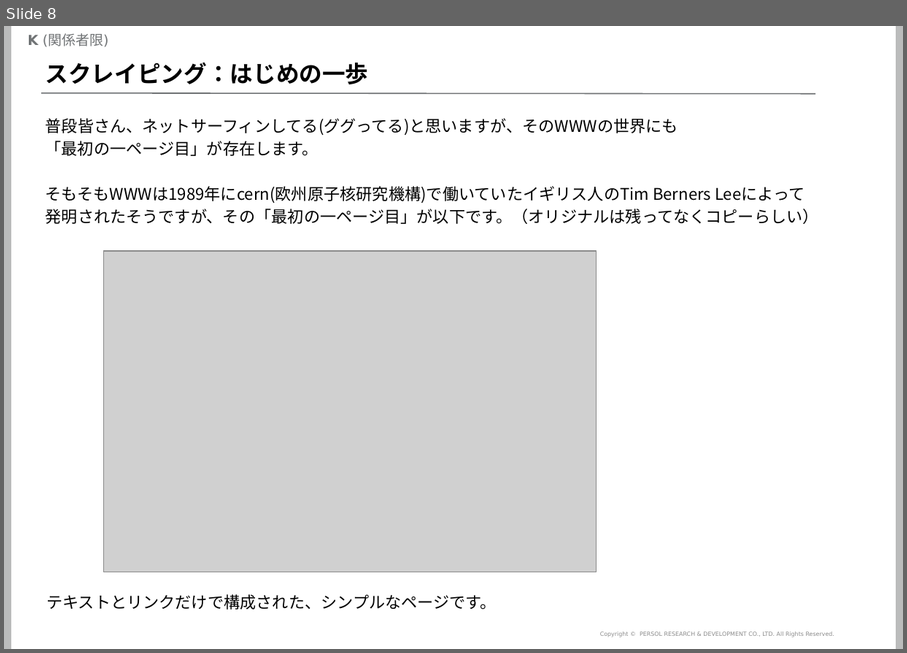
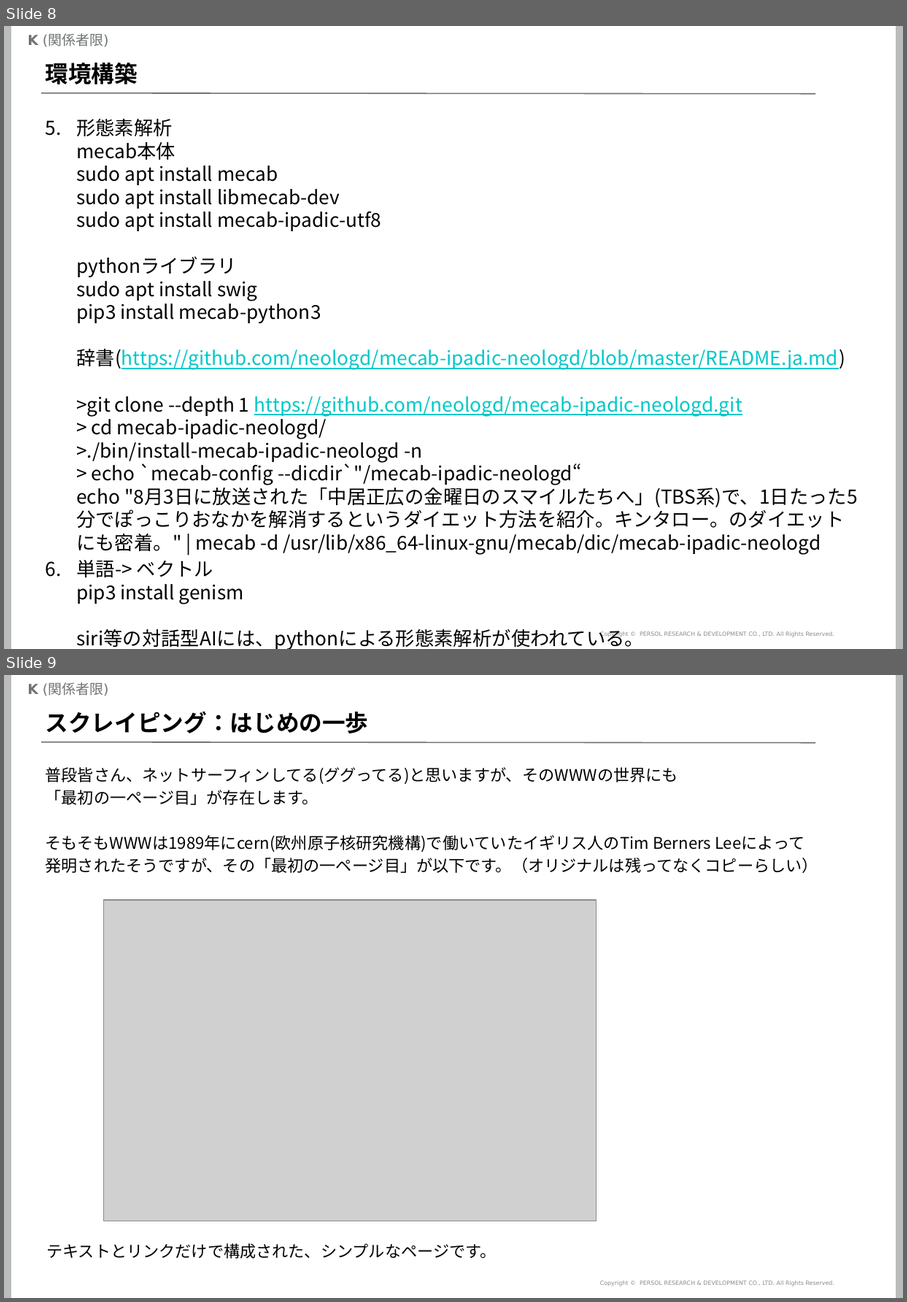
Before and after one commit to mogrodown/python_session, a slide deck: doc/python中級講座_2020.pptx. Shown one above the other, each under a label of ours: slide 8 before the commit, slides 8 and 9 after it. The pictures are 907x653 and 907x1302 pixels, drawn with LibreOffice and Linux fonts; fonts in the diff are those of the drawing; grey boxes stand for pictures; background and template pictures are left out. Boxes give left, top, right and bottom in pixels: in the first picture for what was removed or moved away, otherwise in the second. Text is boxed around its words. In the diff, an @@ line names an element or a change of style, - is before the commit and + after.

```diff
--- a/doc/python中級講座_2020.pptx
+++ b/doc/python中級講座_2020.pptx
@@ slide 8 added at <box>4,26,903,649</box>, background #FFFFFF; not listed: 5 template elements that a slide beside it also shows @@
@@ title added at <box>46,62,138,84</box>, 20 pt, text #000000, bold @@
+環境構築
@@ text added at <box>76,119,858,604</box>, 16.6 pt, text #000000 @@
+5. 形態素解析
+   mecab本体
+   sudo apt install mecab
+   sudo apt install libmecab-dev
+   sudo apt install mecab-ipadic-utf8
+   pythonライブラリ
+   sudo apt install swig
+   pip3 install mecab-python3
+   辞書(https://github.com/neologd/mecab-ipadic-neologd/blob/master/README.ja.md)
+   >git clone --depth 1 https://github.com/neologd/mecab-ipadic-neologd.git
+   > cd mecab-ipadic-neologd/
+   >./bin/install-mecab-ipadic-neologd -n
+   > echo `mecab-config --dicdir`"/mecab-ipadic-neologd“
+   echo "8月3日に放送された「中居正広の金曜日のスマイルたちへ」(TBS系)で、1日たった5分でぽっこりおなかを解消するというダイエット方法を紹介。キンタロー。のダイエットにも密着。" | mecab -d /usr/lib/x86_64-linux-gnu/mecab/dic/mecab-ipadic-neologd
+6. 単語-> ベクトル
+   pip3 install genism
+   siri等の対話型AIには、pythonによる形態素解析が使われている。
@@ what was slide 8 is now slide 9 @@
```
Also in this commit, not shown: 1 other slide added, 9 other files.
